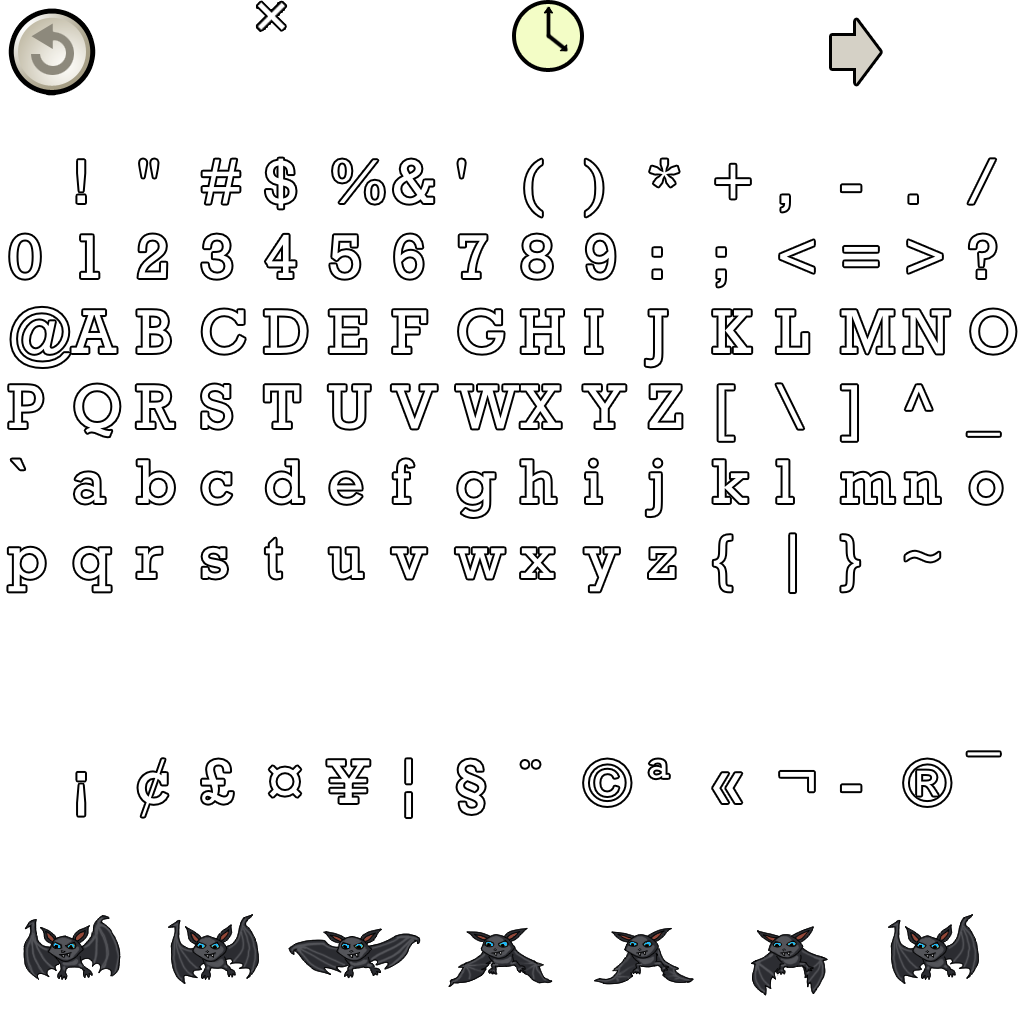
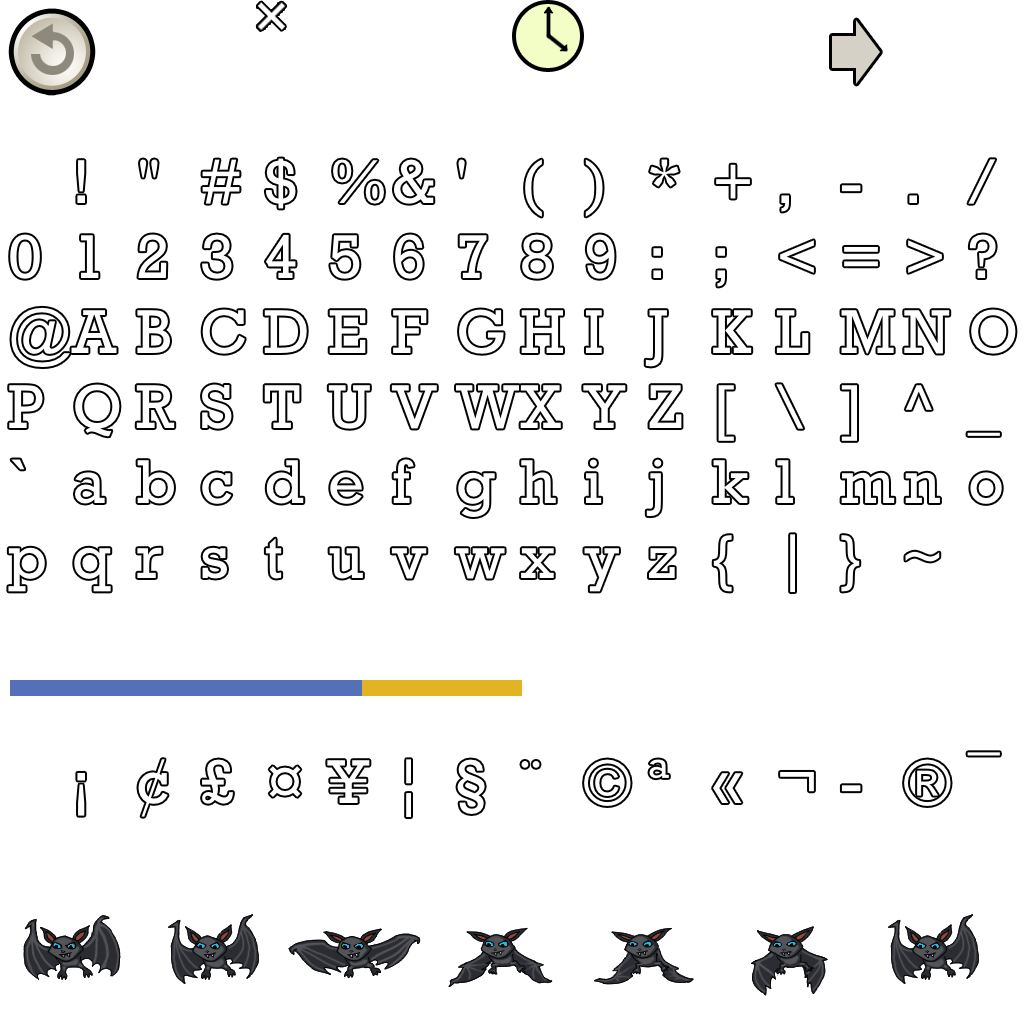
Revision of a layered w=1024, h=1024 image; what changed, layer by layer:
added layer "bar" above "button next world" over [10, 680, 522, 696]
